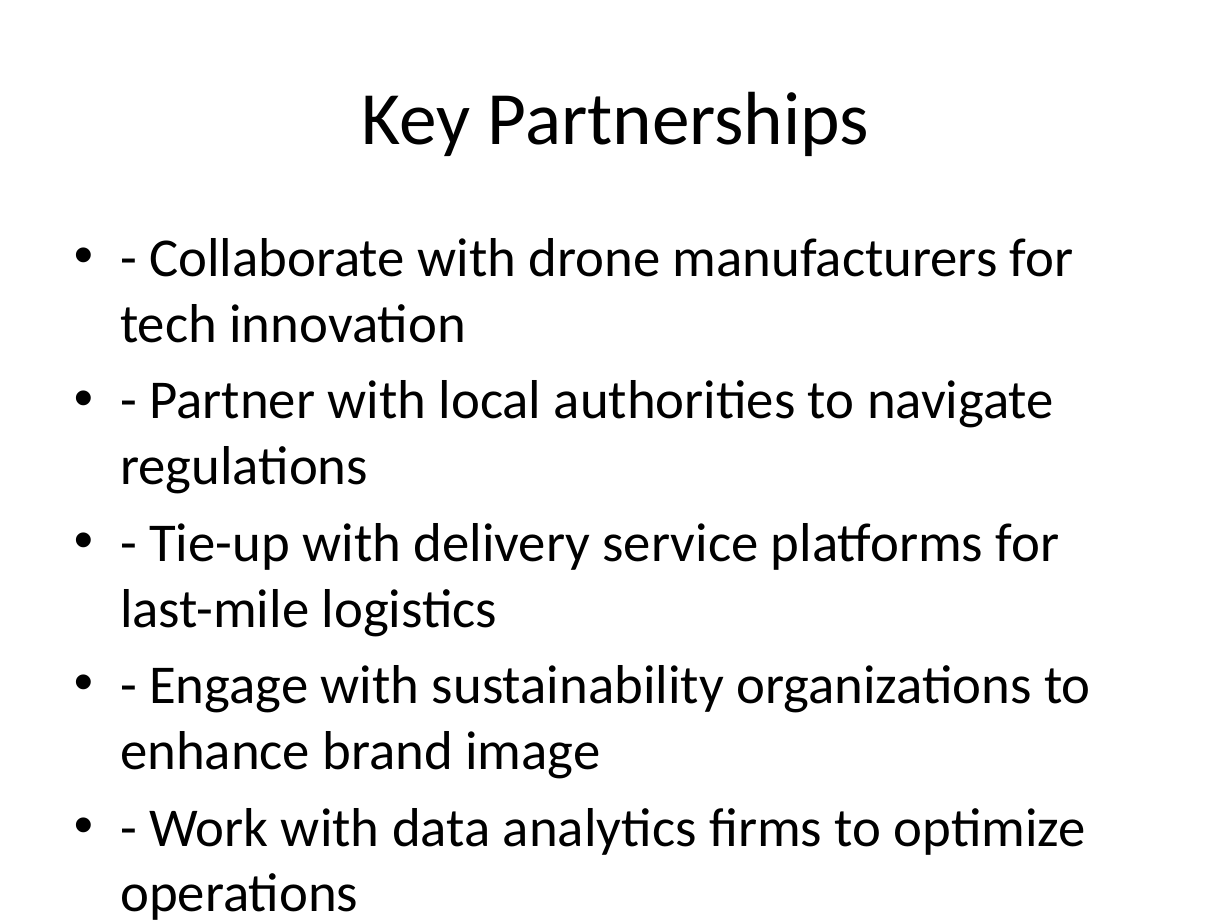
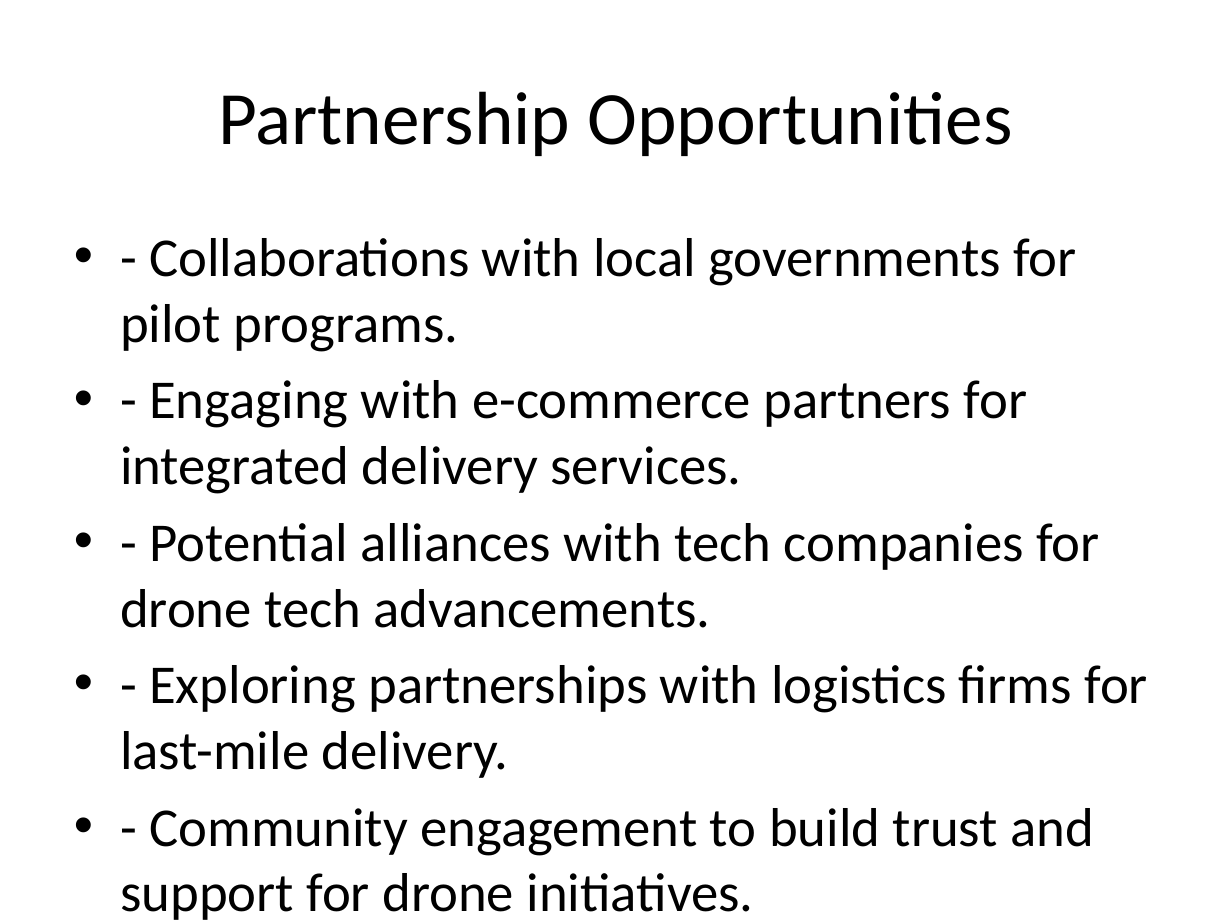
Before and after one commit to MiraSharma8511/hands-on-langchain, a slide deck: slide 6 of generated.pptx. Drawn at 1232x924 pixels with LibreOffice and Linux fonts; fonts in the diff are those of the drawing. Boxes give left, top, right and bottom in pixels: in the first picture for what was removed or moved away, otherwise in the second. Text is boxed around its words. In the diff, an @@ line names an element or a change of style, - is before the commit and + after.

```diff
--- a/generated.pptx
+++ b/generated.pptx
@@ title at [218, 91, 1012, 156]: text changed @@
-Key Partnerships
+Partnership Opportunities
@@ text at [120, 238, 1148, 920]: text changed @@
-• - Collaborate with drone manufacturers for tech innovation
-• - Partner with local authorities to navigate regulations
-• - Tie-up with delivery service platforms for last-mile logistics
-• - Engage with sustainability organizations to enhance brand image
-• - Work with data analytics firms to optimize operations
+• - Collaborations with local governments for pilot programs.
+• - Engaging with e-commerce partners for integrated delivery services.
+• - Potential alliances with tech companies for drone tech advancements.
+• - Exploring partnerships with logistics firms for last-mile delivery.
+• - Community engagement to build trust and support for drone initiatives.
```
Also in this commit, not shown: 5 other slides changed, 4 slides added, 2 slides removed, 11 other files.
